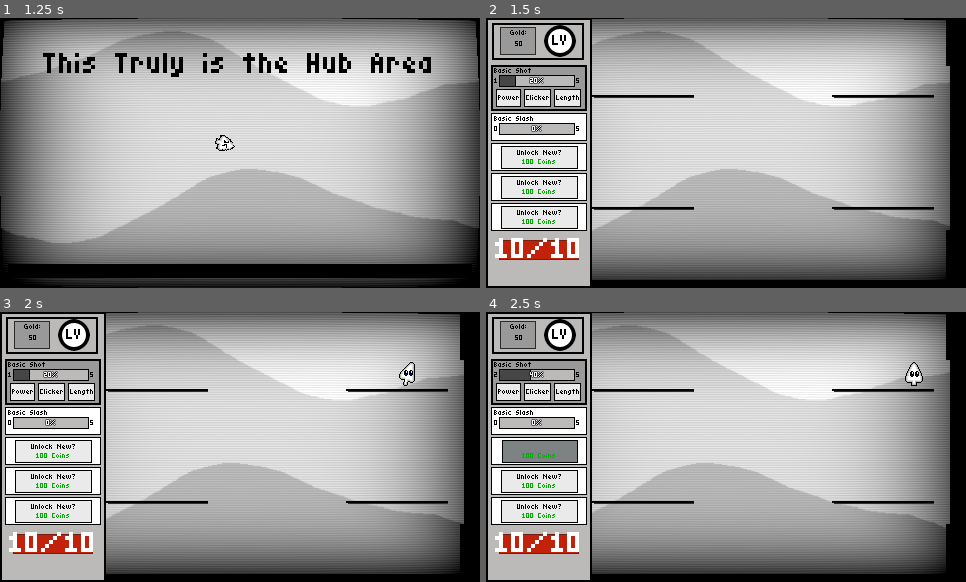
Above: before the commit, frames 1-4 (two rows, left to right).
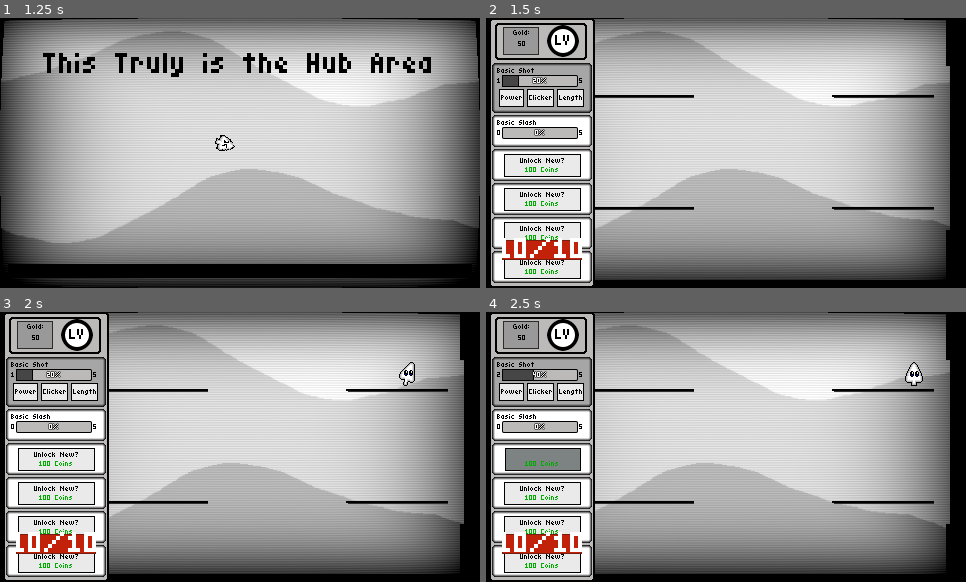
Above: after the commit, the same moments.

Repository: TNT-A/clicker-game-platformer
Game: Godot game, scene res://main_menu/main_menu.tscn
The game is run twice, just before and just after one commit, with the same random seed, the same clock (stepped at 60 frames per second) and the same inputs.
Inputs (mouse positions are in pixels of both pictures, inside the frame that each line leads up to):
- Up to frame 1 (1.25 s): click "Quick Start" at 0.5 s
- Up to frame 2 (1.5 s): tap Enter (ui_accept) at 1.25 s; move the mouse to (831, 139) at 1.27 s; press the mouse at (831, 139) at 1.28 s; hold D (Move_Right) from 1.28 s (still down)
- Up to frame 3 (2 s): keep holding D (Move_Right); tap Enter (ui_accept) at 1.52 s
- Up to frame 4 (2.5 s): release D (Move_Right) at 2 s; release the mouse at (831, 433) at 2 s; click "Unlock New?" at 2 s

Frame 1 is identical in both runs. In frame 2, 12% of the frame differs, in the area x 0-23%, y 0-100%; in frame 3, 12%; in frame 4, 12%.

Commit message:
Changed the styling on the UI
Changed the styling on the UI. I have to rework some other more technical aspects of it but I don't feel like doing it rn sooo

Diff:
--- a/clicker-platformer/clicker_panel/ability/ability_panel.gd
+++ b/clicker-platformer/clicker_panel/ability/ability_panel.gd
@@ -10,6 +10,7 @@
 @onready var autoclicker_hub: Node2D = $AutoclickerHub
 
 @export var ability_type : Resource
+
 var ability_name : String = "base"
 var ability_max : int = 10
 var ability_num : int = 1
@@ -57,7 +58,6 @@
 	$ExpandPanel/HBoxContainer/ButtonPower/PowerPrice.text = str(power_price)
 	$ExpandPanel/HBoxContainer/ButtonLength/LengthPrice.text = str(length_price)
 	$ExpandPanel/HBoxContainer/ButtonClicker/ClickerPrice.text = str(clicker_price)
-
 	if $ExpandPanel/HBoxContainer/ButtonPower.is_hovered():
 		$ExpandPanel/HBoxContainer/ButtonPower/PowerPrice.visible = true
 	else:
--- a/clicker-platformer/clicker_panel/ability/ability_panel.tscn
+++ b/clicker-platformer/clicker_panel/ability/ability_panel.tscn
@@ -4,15 +4,22 @@
 [ext_resource type="Script" uid="uid://cv0l7qdm6llrv" path="res://clicker_panel/ability/ability_panel.gd" id="1_vce56"]
 
 [sub_resource type="StyleBoxFlat" id="StyleBoxFlat_vce56"]
-border_width_left = 2
-border_width_top = 2
-border_width_right = 2
-border_width_bottom = 2
+bg_color = Color(0.65012807, 0.65012836, 0.6501282, 1)
+border_width_left = 3
+border_width_top = 3
+border_width_right = 3
+border_width_bottom = 3
 border_color = Color(0, 0, 0, 1)
-expand_margin_left = 2.0
-expand_margin_top = 2.0
-expand_margin_right = 2.0
-expand_margin_bottom = 2.0
+border_blend = true
+corner_radius_top_left = 4
+corner_radius_top_right = 4
+corner_radius_bottom_right = 4
+corner_radius_bottom_left = 4
+expand_margin_left = 4.0
+expand_margin_top = 4.0
+expand_margin_right = 4.0
+expand_margin_bottom = 4.0
+anti_aliasing = false
 
 [node name="AbilityPanel" type="Control"]
 custom_minimum_size = Vector2(92, 20)
@@ -23,7 +30,6 @@
 script = ExtResource("1_vce56")
 
 [node name="BasePanel" type="Panel" parent="."]
-visible = false
 layout_mode = 0
 offset_right = 92.0
 offset_bottom = 24.0
@@ -31,11 +37,11 @@
 theme = ExtResource("1_pe0qc")
 
 [node name="ExpandPanel" type="Panel" parent="."]
-visible = false
 layout_mode = 0
 offset_right = 92.0
 offset_bottom = 42.0
 mouse_filter = 2
+theme = ExtResource("1_pe0qc")
 theme_override_styles/panel = SubResource("StyleBoxFlat_vce56")
 
 [node name="HBoxContainer" type="HBoxContainer" parent="ExpandPanel"]
@@ -105,8 +111,7 @@
 mouse_filter = 2
 
 [node name="VBoxContainer" type="VBoxContainer" parent="."]
-visible = false
-layout_mode = 2
+layout_mode = 0
 offset_left = 1.0
 offset_right = 83.0
 offset_bottom = 20.0
--- a/clicker-platformer/clicker_panel/panel/clicker_panel.tscn
+++ b/clicker-platformer/clicker_panel/panel/clicker_panel.tscn
@@ -14,6 +14,8 @@
 [node name="ClickerPanel" type="Control"]
 layout_mode = 3
 anchors_preset = 0
+offset_left = 3.0
+offset_right = 3.0
 mouse_filter = 1
 script = ExtResource("1_uwsyt")
 
@@ -26,7 +28,7 @@
 
 [node name="VBoxContainer" type="VBoxContainer" parent="PanelContainer"]
 custom_minimum_size = Vector2(84, 0)
-layout_mode = 2
+layout_mode = 0
 offset_left = 7.0
 offset_top = 3.0
 offset_right = 99.0
@@ -46,7 +48,7 @@
 custom_minimum_size = Vector2(80, 120)
 layout_mode = 2
 mouse_filter = 2
-theme_override_constants/separation = 6
+theme_override_constants/separation = 10
 
 [node name="AbilityPanel1" parent="PanelContainer/VBoxContainer/VBoxContainer" instance=ExtResource("2_uwsyt")]
 layout_mode = 2
@@ -73,8 +75,13 @@
 mouse_filter = 0
 ability_type = ExtResource("9_8q1aa")
 
+[node name="AbilityPanel6" parent="PanelContainer/VBoxContainer/VBoxContainer" instance=ExtResource("2_uwsyt")]
+layout_mode = 2
+mouse_filter = 0
+ability_type = ExtResource("9_8q1aa")
+
 [node name="CenterContainer" type="CenterContainer" parent="PanelContainer"]
-layout_mode = 2
+layout_mode = 0
 offset_left = 7.0
 offset_top = 205.0
 offset_right = 99.0
--- a/clicker-platformer/styles/ability_panel.tres
+++ b/clicker-platformer/styles/ability_panel.tres
@@ -19,17 +19,23 @@
 border_color = Color(0, 0, 0, 1)
 expand_margin_left = 1.0
 
-[sub_resource type="StyleBoxFlat" id="StyleBoxFlat_54v31"]
+[sub_resource type="StyleBoxFlat" id="StyleBoxFlat_cpev4"]
 bg_color = Color(1, 1, 1, 1)
-border_width_left = 1
-border_width_top = 1
-border_width_right = 1
-border_width_bottom = 1
+border_width_left = 3
+border_width_top = 3
+border_width_right = 3
+border_width_bottom = 3
 border_color = Color(0, 0, 0, 1)
-expand_margin_left = 2.0
-expand_margin_top = 2.0
-expand_margin_right = 2.0
-expand_margin_bottom = 2.0
+border_blend = true
+corner_radius_top_left = 4
+corner_radius_top_right = 4
+corner_radius_bottom_right = 4
+corner_radius_bottom_left = 4
+expand_margin_left = 4.0
+expand_margin_top = 4.0
+expand_margin_right = 4.0
+expand_margin_bottom = 4.0
+anti_aliasing = false
 
 [sub_resource type="StyleBoxFlat" id="StyleBoxFlat_kjcbj"]
 bg_color = Color(0.575723, 0.607479, 0.611765, 0.419608)
@@ -41,6 +47,10 @@
 border_width_right = 1
 border_width_bottom = 1
 border_color = Color(0, 0, 0, 1)
+corner_radius_top_left = 1
+corner_radius_top_right = 1
+corner_radius_bottom_right = 1
+corner_radius_bottom_left = 1
 
 [sub_resource type="StyleBoxFlat" id="StyleBoxFlat_wpqpr"]
 bg_color = Color(0.273873, 0.273873, 0.273873, 1)
@@ -68,7 +78,7 @@
 Label/colors/font_color = Color(0, 0, 0, 1)
 Label/font_sizes/font_size = 8
 Label/fonts/font = ExtResource("1_6jjyc")
-Panel/styles/panel = SubResource("StyleBoxFlat_54v31")
+Panel/styles/panel = SubResource("StyleBoxFlat_cpev4")
 PanelContainer/styles/panel = SubResource("StyleBoxFlat_kjcbj")
 ProgressBar/constants/outline_size = 2
 ProgressBar/font_sizes/font_size = 8
--- a/clicker-platformer/styles/clicker_panel.tres
+++ b/clicker-platformer/styles/clicker_panel.tres
@@ -7,6 +7,11 @@
 border_width_right = 2
 border_width_bottom = 2
 border_color = Color(0, 0, 0, 1)
+corner_radius_top_left = 4
+corner_radius_top_right = 4
+corner_radius_bottom_right = 4
+corner_radius_bottom_left = 4
+anti_aliasing = false
 
 [resource]
 Panel/styles/panel = SubResource("StyleBoxFlat_2jnhe")
